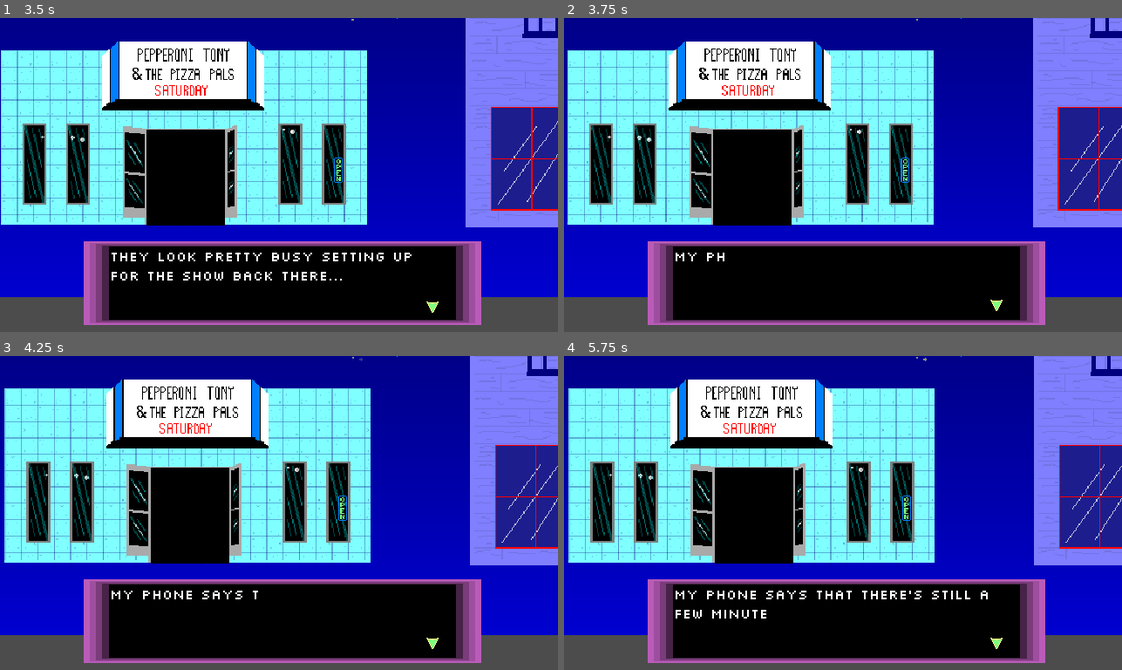
Above: before the commit, frames 1-4 (two rows, left to right).
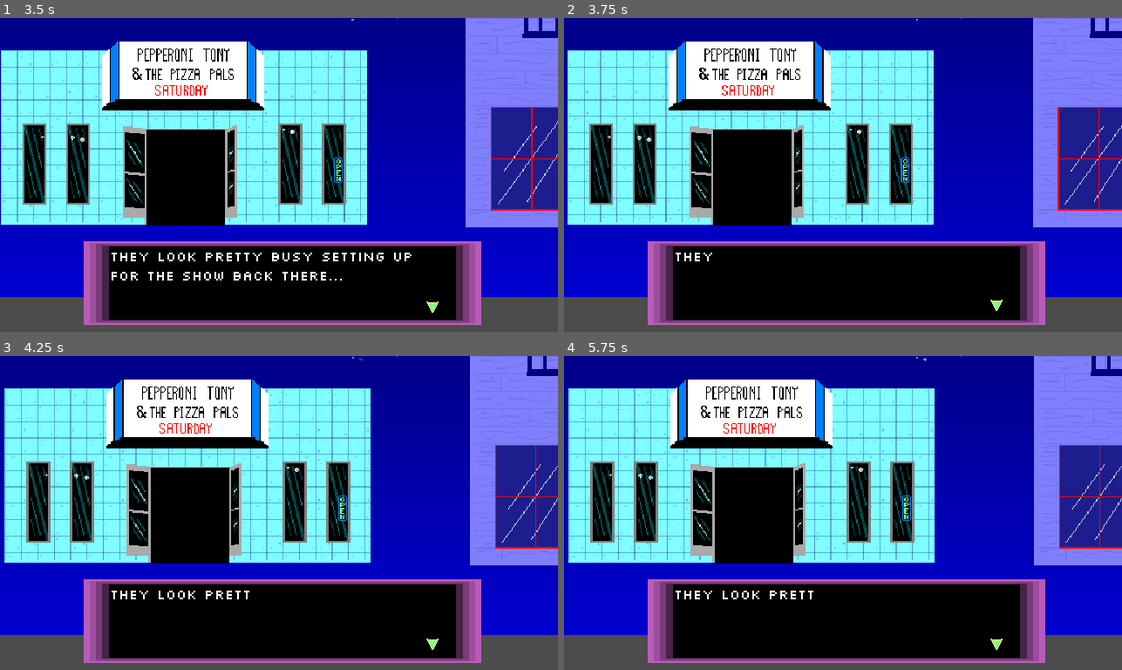
Above: after the commit, the same moments.

Repository: ghultquist/GroceryRun
Game: Godot game, scene res://Main.tscn
Same seed, same stepped clock (60 frames per second), same inputs: the game is played once before the commit and once after it.
Inputs (mouse positions are in pixels of both pictures, inside the frame that each line leads up to):
- Up to frame 1 (3.5 s): click (279, 134) at 0.5 s; click (256, 212) at 1.25 s; tap Enter (ui_accept) at 2 s; hold H (hide) 2.03-2.78 s; hold D (right) from 2.03 s (still down); tap W (jump) at 2.27, 3.02 s; tap H (hide) at 2.85 s
- Up to frame 2 (3.75 s): tap Enter (ui_accept) at 3.5 s; release D (right) at 3.53 s; hold A (left) from 3.53 s (still down); hold H (hide) from 3.53 s (still down)
- Up to frame 3 (4.25 s): keep holding A (left); keep holding H (hide)
- Up to frame 4 (5.75 s): release A (left) at 4.28 s; release H (hide) at 4.28 s; hold D (right) from 4.28 s (still down); tap H (hide) at 4.35 s; tap W (jump) at 4.52, 5.27 s; hold H (hide) from 5.03 s (still down)

Frame 1 is identical in both runs. In frame 2, 0.1% of the frame differs, in the area x 20-29%, y 74-78%; in frame 3, 0.3%; in frame 4, 0.7%, in the area x 20-79%, y 74-94%.

Commit message:
Add monster tentacles

Diff:
--- a/world.tscn
+++ b/world.tscn
@@ -1,8 +1,9 @@
-[gd_scene load_steps=17 format=2]
+[gd_scene load_steps=18 format=2]
 
 [ext_resource path="res://street_tiles.tres" type="TileSet" id=1]
 [ext_resource path="res://player.tscn" type="PackedScene" id=2]
 [ext_resource path="res://Devourer.tscn" type="PackedScene" id=3]
+[ext_resource path="res://Assets/monster_arms.png" type="Texture" id=4]
 [ext_resource path="res://Assets/BG_NightSky_3-3.png" type="Texture" id=5]
 [ext_resource path="res://Assets/BG_Clouds.png" type="Texture" id=6]
 [ext_resource path="res://Assets/BG_NightSky_3-3twink1.png" type="Texture" id=7]
@@ -217,7 +218,7 @@
 one_way_collision = true
 
 [node name="Player" parent="." instance=ExtResource( 2 )]
-position = Vector2( -96, 8 )
+position = Vector2( 25, 8 )
 
 [node name="TopLeft" parent="Player/Camera2D/Limits" index="0"]
 position = Vector2( -223, -368 )
@@ -228,5 +229,11 @@
 [node name="Devourer" parent="." instance=ExtResource( 3 )]
 position = Vector2( 1816, -56 )
 
+[node name="tentacles" type="Sprite" parent="."]
+position = Vector2( -101, 4 )
+texture = ExtResource( 4 )
+hframes = 2
+vframes = 2
+
 [editable path="Player"]
 [editable path="Player/Camera2D"]
Binary file changed: Assets/AespriteFiles/BG-Buildings.aseprite
Binary file added: Assets/AespriteFiles/monster_arms.aseprite
Binary file added: Assets/monster_arms.png
Not shown, added: Assets/monster_arms.png.import
